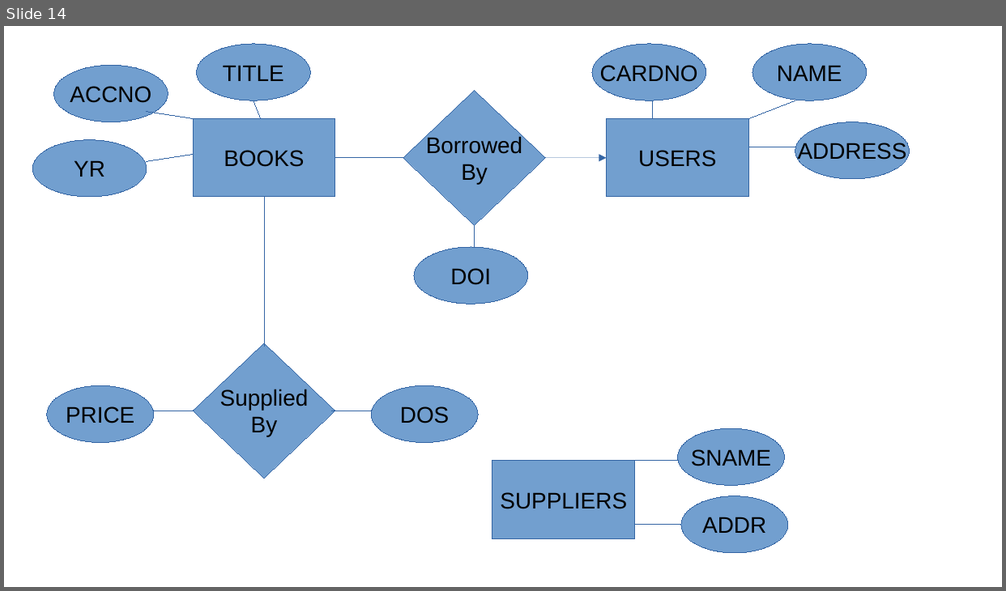
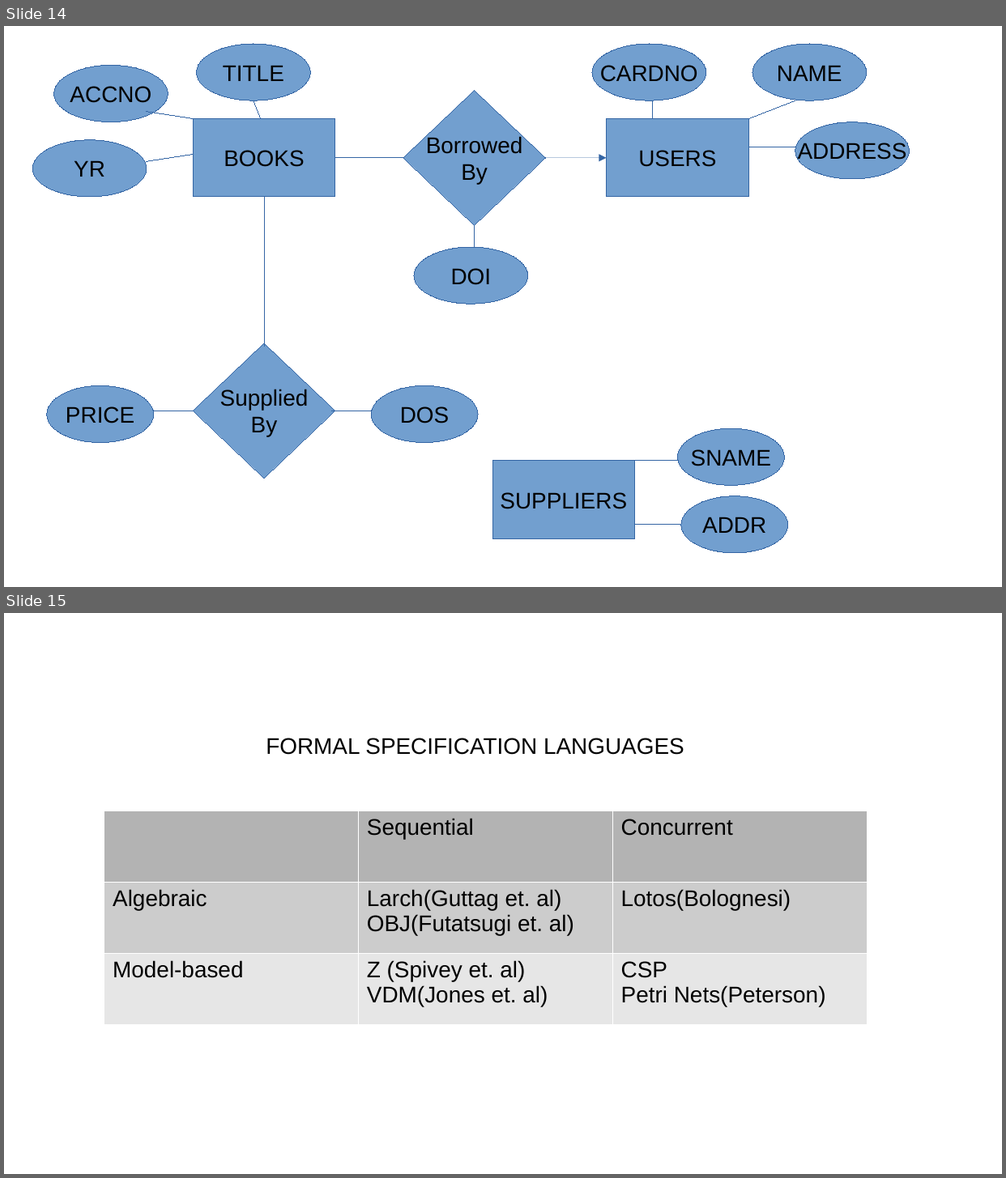
Before and after one commit to rajkumarananthu/workspace, a slide deck: GATE/images/gate_images.pptx. Shown one above the other, each under a label of ours: slide 14 before the commit, slides 14 and 15 after it. The pictures are 1006x591 and 1006x1178 pixels, drawn with LibreOffice and Linux fonts; fonts in the diff are those of the drawing. Boxes give left, top, right and bottom in pixels: in the first picture for what was removed or moved away, otherwise in the second. Text is boxed around its words. In the diff, an @@ line names an element or a change of style, - is before the commit and + after.

Commit message:
Formal Specification part 1

```diff
--- a/GATE/images/gate_images.pptx
+++ b/GATE/images/gate_images.pptx
@@ slide 15 added at <box>4,613,1002,1174</box>, background #FFFFFF @@
@@ text added at <box>266,738,684,755</box>, 18 pt, text #000000 @@
+FORMAL SPECIFICATION LANGUAGES
@@ table added at <box>104,811,867,1078</box>, 3 rows, 3 columns @@
+ | Sequential | Concurrent
+Algebraic | Larch(Guttag et. al) / OBJ(Futatsugi et. al) | Lotos(Bolognesi)
+Model-based | Z (Spivey et. al) / VDM(Jones et. al) | CSP / Petri Nets(Peterson)
```
Also in this commit, not shown: 3 slides changed, 3 other files.
